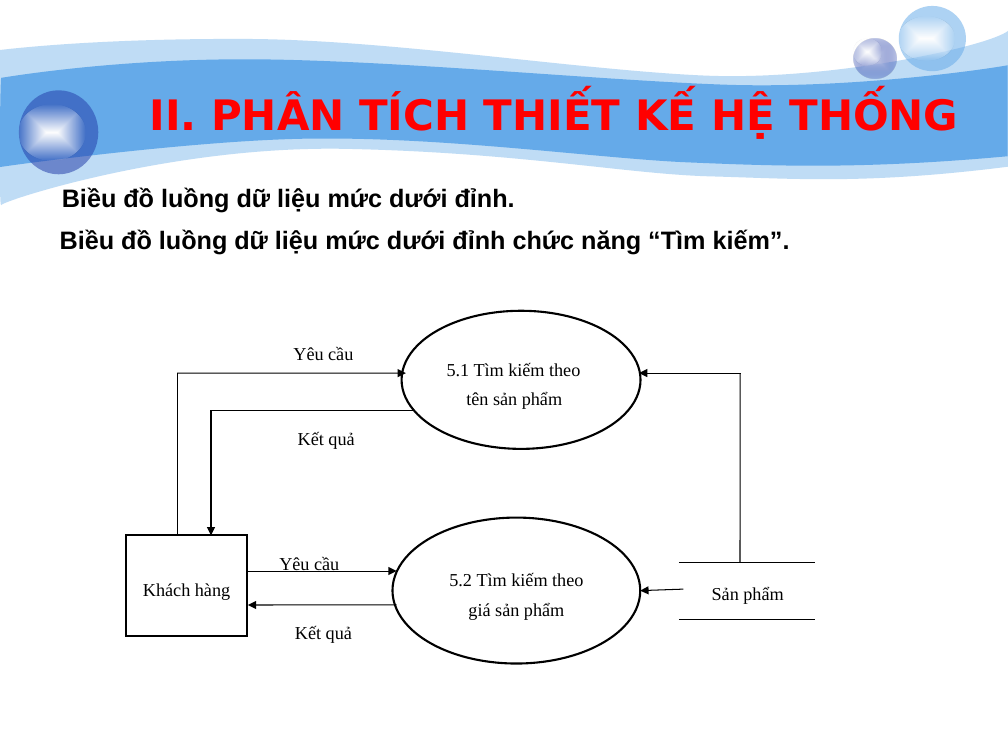
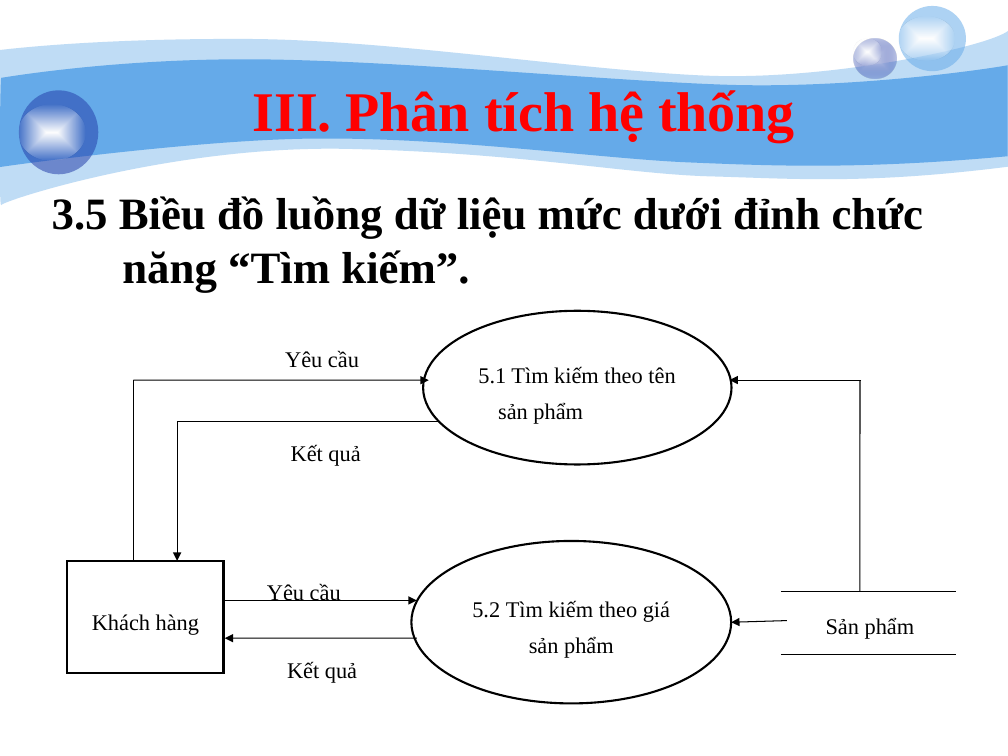
Before and after one commit to giangson0208/webtrasua, a slide deck: slide 20 of baocao/-ibn Thopi.pptx (slide 13 before the commit). Drawn at 1008x756 pixels with LibreOffice and Linux fonts; fonts in the diff are those of the drawing; background and template pictures are left out. Boxes give left, top, right and bottom in pixels: in the first picture for what was removed or moved away, otherwise in the second. Text is boxed around its words. In the diff, an @@ line names an element or a change of style, - is before the commit and + after.

```diff
--- a/baocao/-ibn Thopi.pptx
+++ b/baocao/-ibn Thopi.pptx
@@ text at (253,90,795,141): text changed; size 30 to 40 pt; font DejaVu Sans to Times New Roman @@
-II. PHÂN TÍCH THIẾT KẾ HỆ THỐNG
+III. Phân tích hệ thống
@@ text at (52,196,924,292): text changed; size 18 to 32 pt; font Arial to Times New Roman @@
-  Biều đồ luồng dữ liệu mức dưới đỉnh chức năng “Tìm kiếm”.
+  3.5 Biều đồ luồng dữ liệu mức dưới đỉnh chức năng “Tìm kiếm”.
@@ text removed at (62,187,515,212) @@
-  Biều đồ luồng dữ liệu mức dưới đỉnh.
@@ text "Yêu cầu": place and size @@
-text "Yêu cầu" at (293,346,353,360)
+text "Yêu cầu" at (285,350,359,368)
@@ ellipse "5.1 Tìm kiếm theo tên ...": place and size @@
-ellipse "5.1 Tìm kiếm theo tên ..." at (401,310,640,449)
+ellipse "5.1 Tìm kiếm theo tên ..." at (423,310,732,464)
@@ arrow moved from (177, 373) - (406, 373) to (133, 380) - (428, 380) @@
@@ line moved from (177, 373) - (177, 535) to (133, 380) - (133, 560) @@
@@ arrow moved from (741, 373) - (639, 373) to (861, 380) - (730, 380) @@
@@ line moved from (740, 562) - (740, 373) to (860, 592) - (860, 380) @@
@@ line moved from (413, 410) - (211, 410) to (438, 421) - (177, 421) @@
@@ arrow moved from (211, 410) - (211, 535) to (177, 421) - (177, 560) @@
@@ text "Kết quả": place and size @@
-text "Kết quả" at (298,431,354,449)
+text "Kết quả" at (291,444,360,466)
@@ rectangle "Khách hàng": place and size @@
-rectangle "Khách hàng" at (126,535,247,636)
+rectangle "Khách hàng" at (68,560,224,672)
@@ text "Yêu cầu": place and size @@
-text "Yêu cầu" at (279,556,339,572)
+text "Yêu cầu" at (267,583,341,601)
@@ ellipse "5.2 Tìm kiếm theo giá ...": place and size @@
-ellipse "5.2 Tìm kiếm theo giá ..." at (392,518,640,664)
+ellipse "5.2 Tìm kiếm theo giá ..." at (411,541,731,704)
@@ line moved from (678, 562) - (814, 562) to (781, 592) - (957, 592) @@
@@ size 13 to 16 pt in 8 elements at (285,350,359,368), (291,444,360,466), (267,583,341,601), (287,661,357,683), (423,310,732,464), (68,560,224,672), (411,541,731,704), (787,592,954,650) @@
@@ rectangle "Sản phẩm": place and size @@
-rectangle "Sản phẩm" at (683,562,812,615)
+rectangle "Sản phẩm" at (787,592,954,650)
@@ arrow moved from (248, 571) - (397, 571) to (225, 601) - (416, 601) @@
@@ arrow moved from (683, 589) - (640, 591) to (787, 621) - (731, 622) @@
@@ arrow moved from (397, 605) - (248, 605) to (416, 638) - (225, 638) @@
@@ text "Kết quả": place and size @@
-text "Kết quả" at (295,626,352,643)
+text "Kết quả" at (287,661,357,683)
@@ line moved from (678, 619) - (814, 619) to (781, 654) - (957, 654) @@
```
Also in this commit, not shown: 19 other slides changed, 10 slides added, 8 slides removed, 10 other files.
